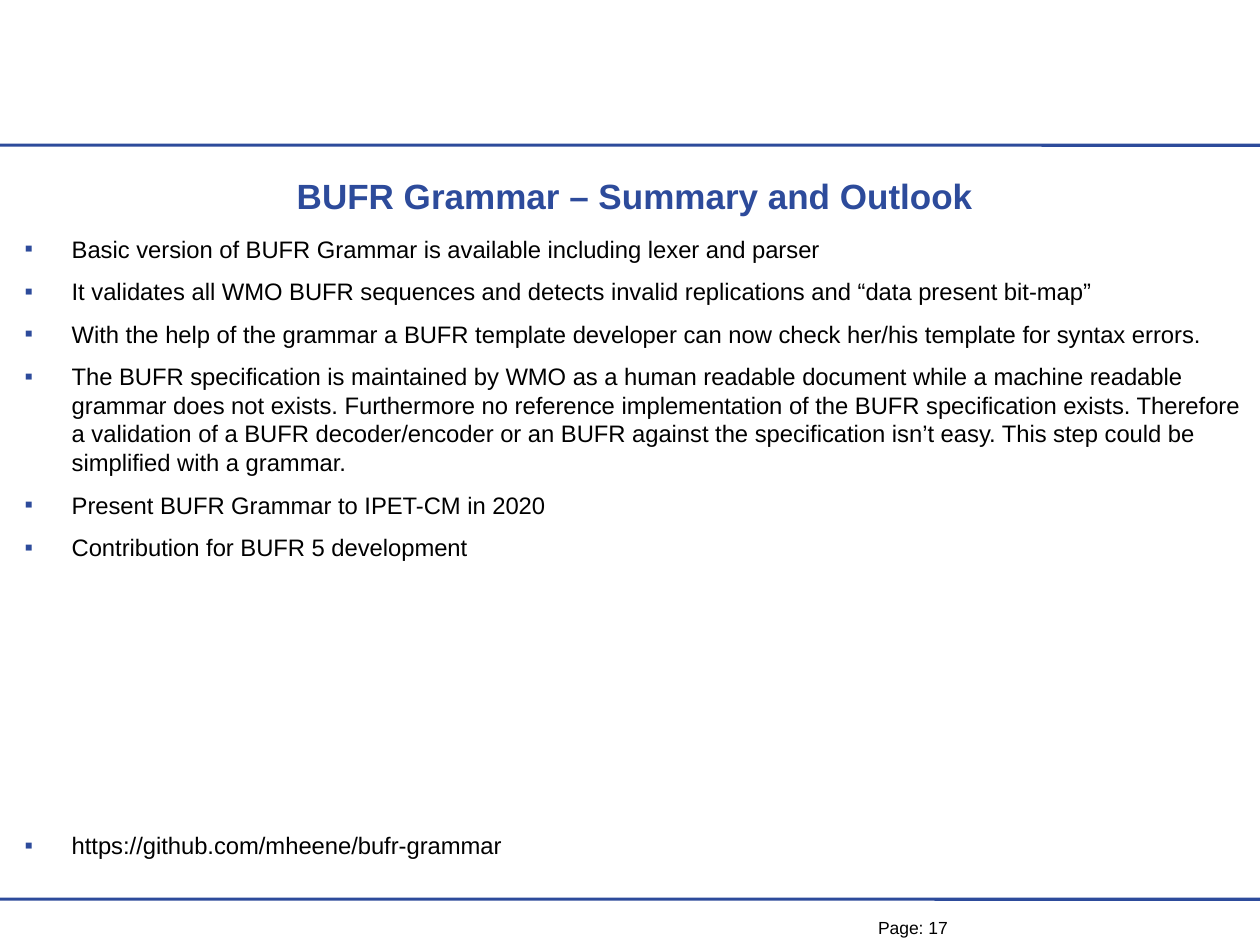
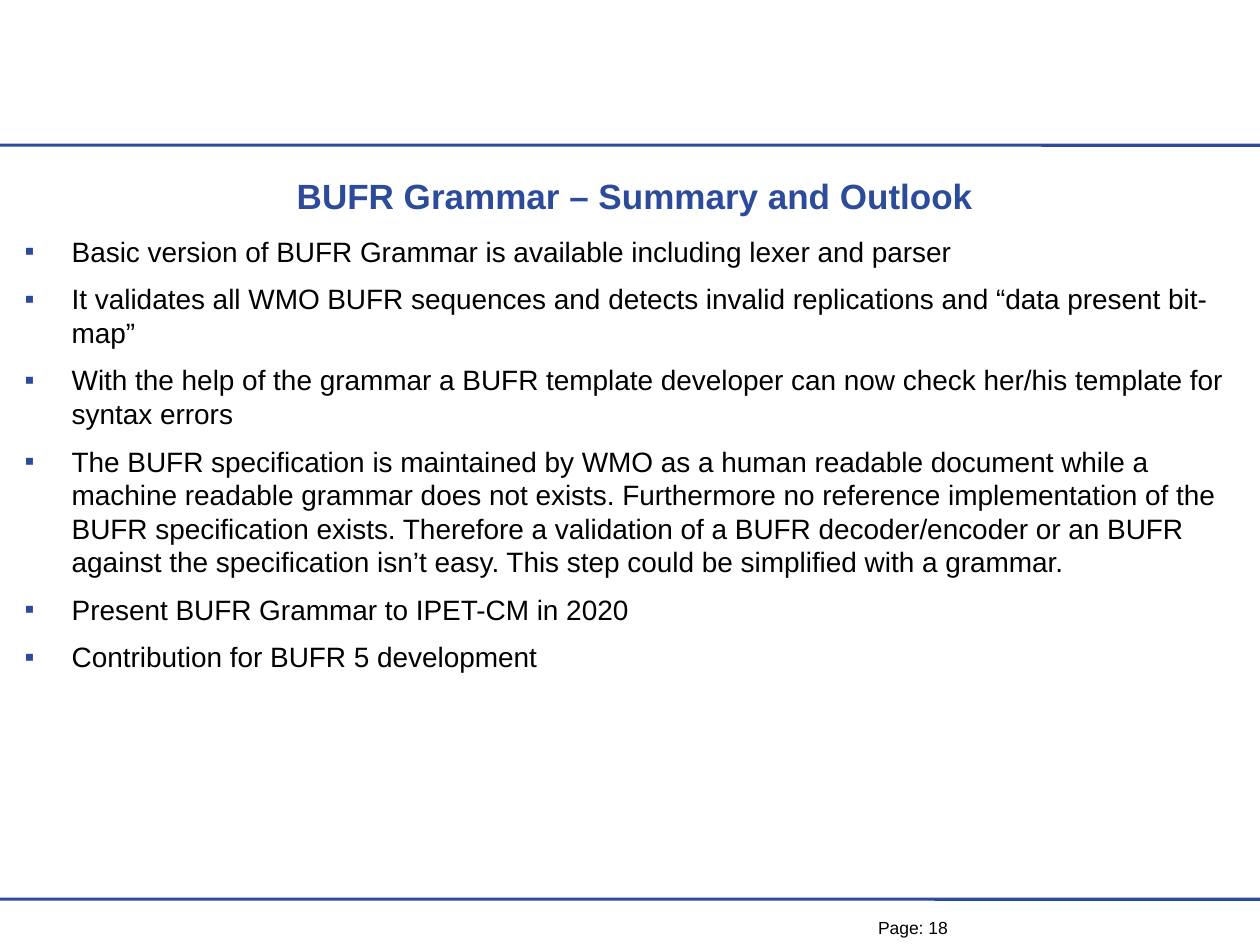
Before and after one commit to mheene/bufr-grammar, a slide deck: slide 18 of talk/BUFR-Grammar-Talk.ppt (slide 17 before the commit). Drawn at 1260x945 pixels with LibreOffice and Linux fonts; fonts in the diff are those of the drawing; background and template pictures are left out. Boxes give left, top, right and bottom in pixels: in the first picture for what was removed or moved away, otherwise in the second. Text is boxed around its words. In the diff, an @@ line names an element or a change of style, - is before the commit and + after.

Commit message:
Slides updated

```diff
--- a/talk/BUFR-Grammar-Talk.ppt
+++ b/talk/BUFR-Grammar-Talk.ppt
@@ text at (72, 241, 1215, 673): size 13.6 to 16 pt in "Basic version of BUFR Grammar is available ...", "It validates all WMO BUFR sequences and ...", "The BUFR specification is maintained by WMO ...", "Present BUFR Grammar to IPET-CM in 2020" and 1 more places @@
@@ text at (72, 369, 1223, 429): text changed; size 13.6 to 16 pt @@
-▪ With the help of the grammar a BUFR template developer can now check her/his template for syntax errors.
+▪ With the help of the grammar a BUFR template developer can now check her/his template for syntax errors
@@ text at (72, 836, 502, 859): paragraph removed @@
-▪ https://github.com/mheene/bufr-grammar
@@ page number at (878, 921, 947, 938): text changed @@
-Page: 17
+Page: 18
```
Also in this commit, not shown: 4 other slides changed, 1 slide added.
